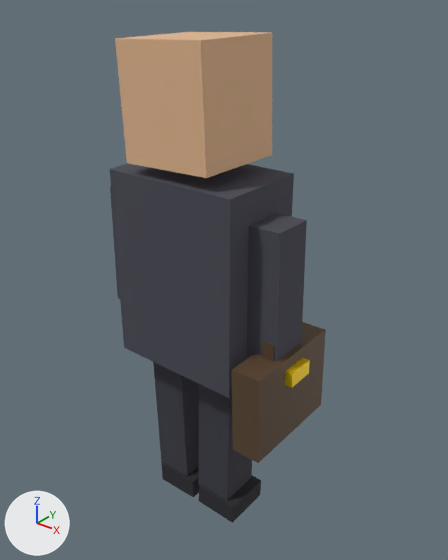
Two versions of the glTF model public/assets/actors/presidente.gltf, one commit apart.
Rendered twice from a 50 mm lens placed at (0.974, -1.126, 1.466), pointed at (0.039, 0.044, 0.741). Arrows for +X, +Y and +Z are at lower left; the lights stay in place. The older version comes first. Both versions are drawn at frame 10 of the action 'walk'; the numbers are the values there.

The first picture shows 'armRMesh', 'briefcase', 'head', 'legLMesh', 'legRMesh', 'shoeL', 'shoeR', 'torso' and 3 more.
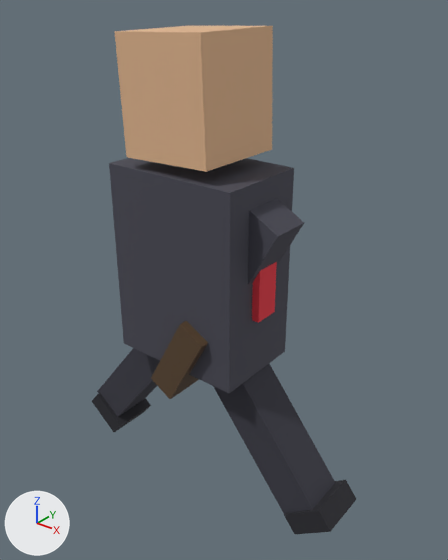
Not drawn themselves, but carrying or shaping drawn objects: ob_hips, ob_arml, ob_armr, ob_legl, ob_legr.

Boxes [x1, y1, x2, y2] around the edits, measured in the pictures (448 x 560 px):
'torso', moved: before [110, 164, 294, 398]; after [109, 158, 294, 393]
'head', moved: before [115, 32, 272, 178]; after [115, 26, 273, 172]
'legRMesh', moved, turned: before [198, 384, 252, 501]; after [213, 364, 335, 514]
'briefcase', moved, turned: before [232, 322, 326, 463]; after [151, 321, 208, 399]
'armRMesh', moved, turned: before [247, 213, 307, 361]; after [248, 199, 304, 285]
'legLMesh', moved, turned: before [153, 362, 199, 476]; after [97, 348, 160, 417]
'shoeR', moved, turned: before [199, 475, 261, 523]; after [284, 480, 356, 534]
'shoeL', moved, turned: before [161, 463, 199, 497]; after [92, 393, 151, 432]
'tie', moved (not visible before): after [252, 262, 277, 323]
'caseClasp', moved, turned (not visible afterwards): before [285, 358, 310, 388]
'caseHandle', moved, turned (not visible afterwards): before [262, 341, 274, 361]
'armLMesh', moved, turned (not visible afterwards): before [110, 186, 120, 299]

What the commit changed:
Object 'hips' (ob_hips) moves from (0.0, 0.0, 0.521) to (0.0, 0.0, 0.536).
Object 'armL' (ob_arml) turns from (0, 1.2, 0) to (0, -29, 0) degrees about x, y and z.
Object 'armR' (ob_armr) turns from (0, -1.2, 0) to (0, 29, 0) degrees about x, y and z.
Object 'legL' (ob_legl) turns from (0, -1.6, 0) to (0, 38, 0) degrees about x, y and z.
Object 'legR' (ob_legr) turns from (0, 1.6, 0) to (0, -38, 0) degrees about x, y and z.
